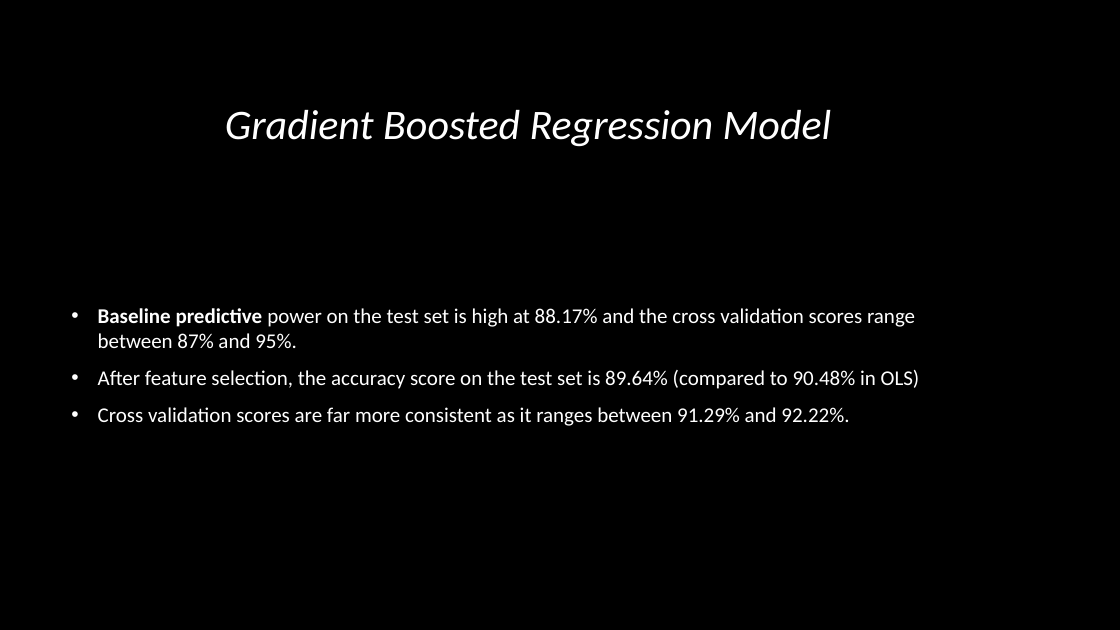
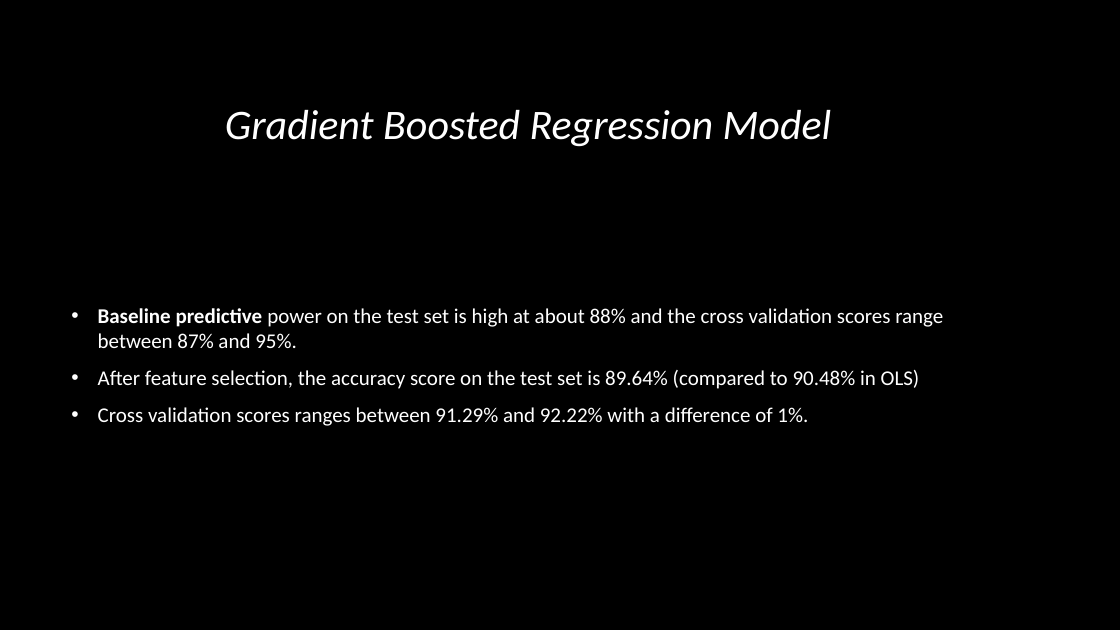
Before and after one commit to ayan1995/Thinkful, a slide deck: slide 14 of Bootcamp/Unit 3 Deeper into Supervised Learning/Supervised Learning Capstone/data-science-for-good/PASSNYC Capstone Predicting Attendance .pptx. Drawn at 1120x630 pixels with LibreOffice and Linux fonts; fonts in the diff are those of the drawing; background and template pictures are left out. Boxes give left, top, right and bottom in pixels: in the first picture for what was removed or moved away, otherwise in the second. Text is boxed around its words. In the diff, an @@ line names an element or a change of style, - is before the commit and + after.

```diff
--- a/Bootcamp/Unit 3 Deeper into Supervised Learning/Supervised Learning Capstone/data-science-for-good/PASSNYC Capstone Predicting Attendance .pptx
+++ b/Bootcamp/Unit 3 Deeper into Supervised Learning/Supervised Learning Capstone/data-science-for-good/PASSNYC Capstone Predicting Attendance .pptx
@@ text at (98, 308, 943, 348): text changed @@
-• Baseline predictive power on the test set is high at 88.17% and the cross validation scores range between 87% and 95%.
+• Baseline predictive power on the test set is high at about 88% and the cross validation scores range between 87% and 95%.
@@ text at (98, 407, 808, 426): text changed @@
-• Cross validation scores are far more consistent as it ranges between 91.29% and 92.22%.
+• Cross validation scores ranges between 91.29% and 92.22% with a difference of 1%.
```
Also in this commit, not shown: 5 other slides changed, 2 other files.
